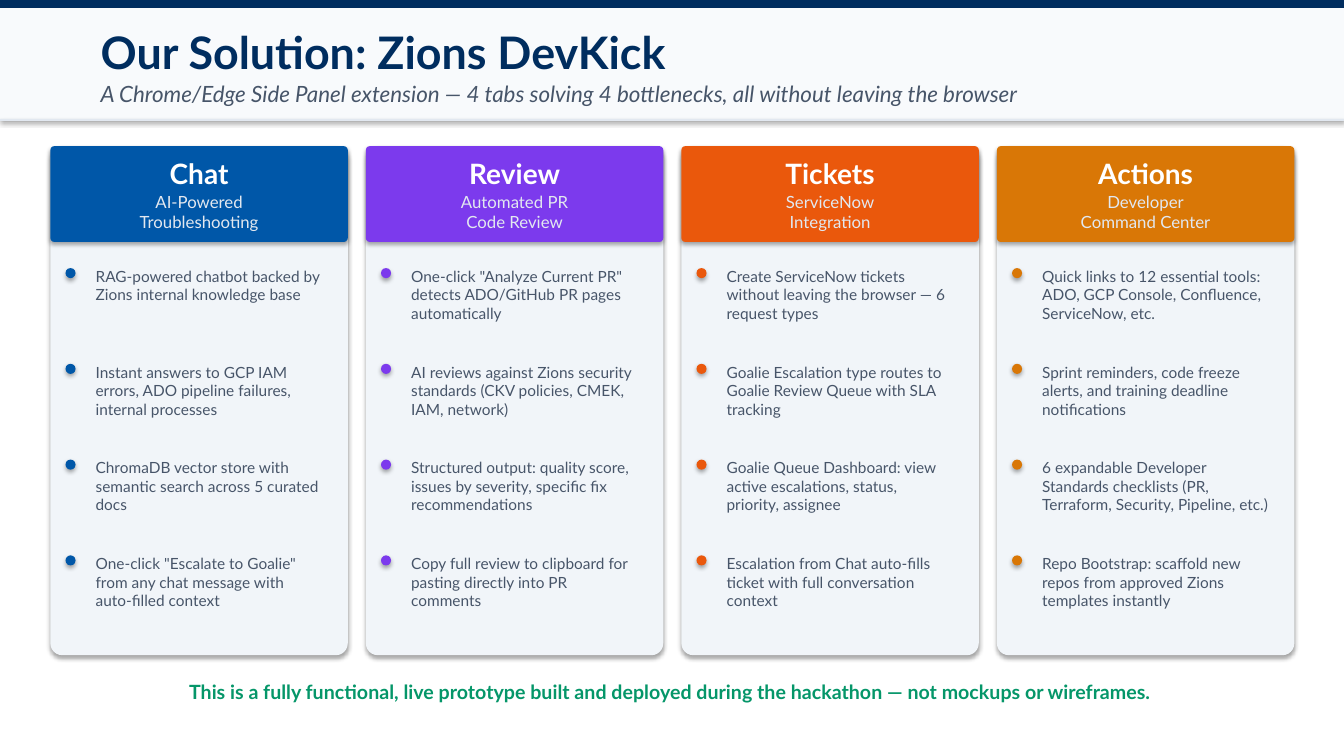
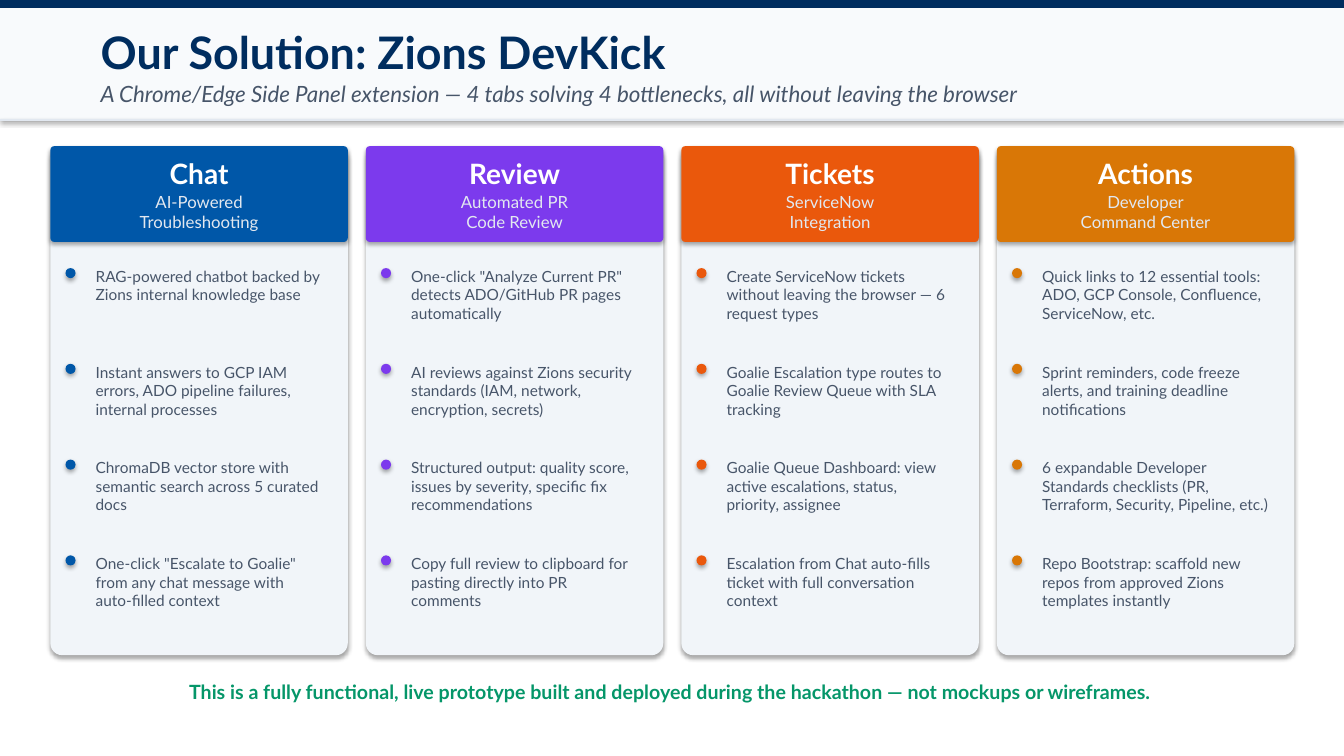
Before and after one commit to abhinavAkey/hackathon-abhinav-akey, a slide deck: slide 3 of Zions_DevKick_Hackathon_Presentation.pptx. Drawn at 1344x756 pixels with LibreOffice and Linux fonts; fonts in the diff are those of the drawing. Boxes give left, top, right and bottom in pixels: in the first picture for what was removed or moved away, otherwise in the second. Text is boxed around its words. In the diff, an @@ line names an element or a change of style, - is before the commit and + after.

```diff
--- a/Zions_DevKick_Hackathon_Presentation.pptx
+++ b/Zions_DevKick_Hackathon_Presentation.pptx
@@ text at box(411, 367, 632, 418): text changed @@
-AI reviews against Zions security standards (CKV policies, CMEK, IAM, network)
+AI reviews against Zions security standards (IAM, network, encryption, secrets)
```
Also in this commit, not shown: 7 other slides changed, 8 other files.
